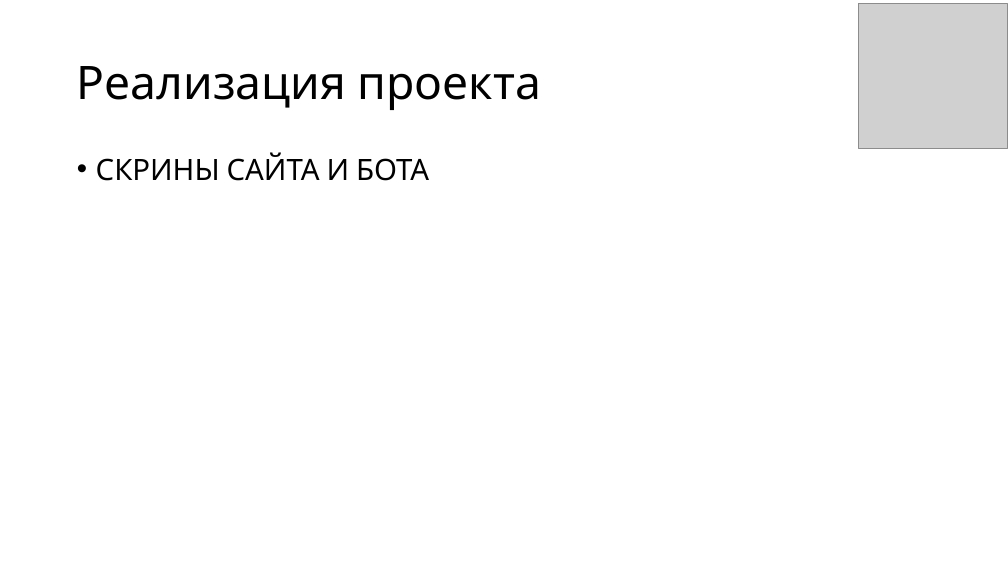
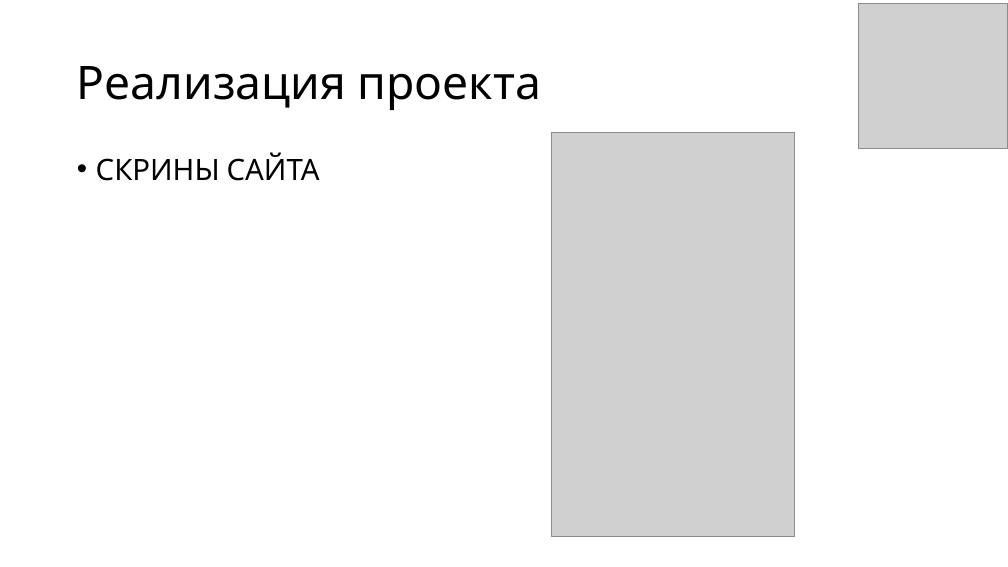
Before and after one commit to zibestr/Feedback-Analytics, a slide deck: slide 5 of presentation/protection.pptx. Drawn at 1008x567 pixels with LibreOffice and Linux fonts; fonts in the diff are those of the drawing; grey boxes stand for pictures. Boxes give left, top, right and bottom in pixels: in the first picture for what was removed or moved away, otherwise in the second. Text is boxed around its words. In the diff, an @@ line names an element or a change of style, - is before the commit and + after.

```diff
--- a/presentation/protection.pptx
+++ b/presentation/protection.pptx
@@ picture added at bbox=[551, 132, 794, 537] @@
@@ text at bbox=[96, 153, 320, 181]: text changed @@
-• СКРИНЫ САЙТА И БОТА
+• СКРИНЫ САЙТА
```
Also in this commit, not shown: 2 other slides changed.
